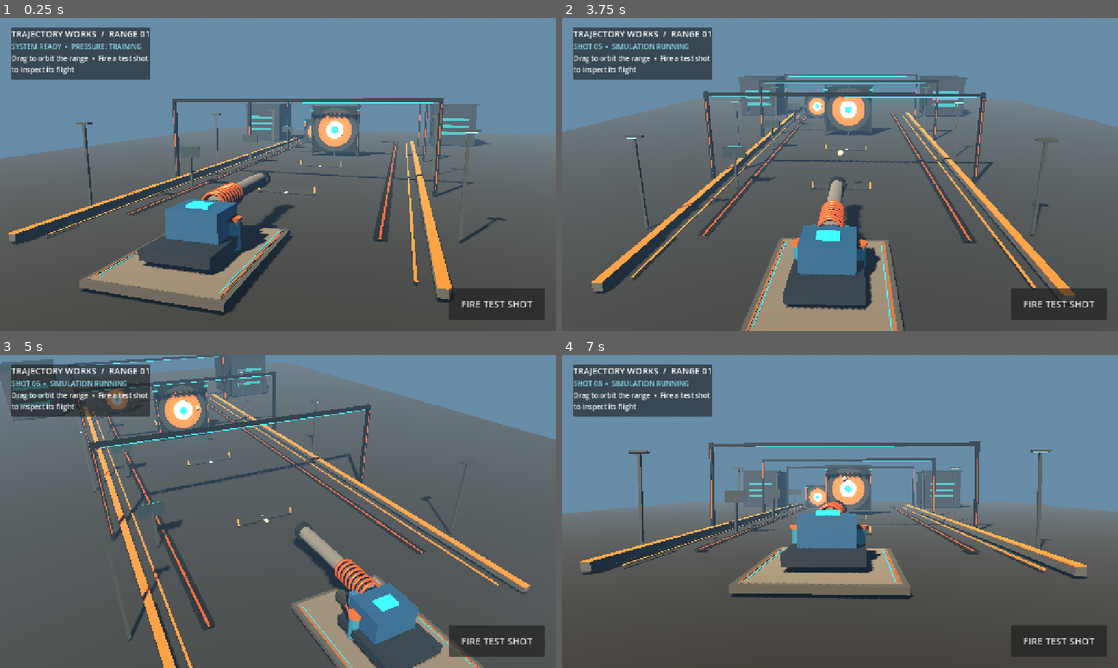
Above: before the commit, frames 1-4 (two rows, left to right).
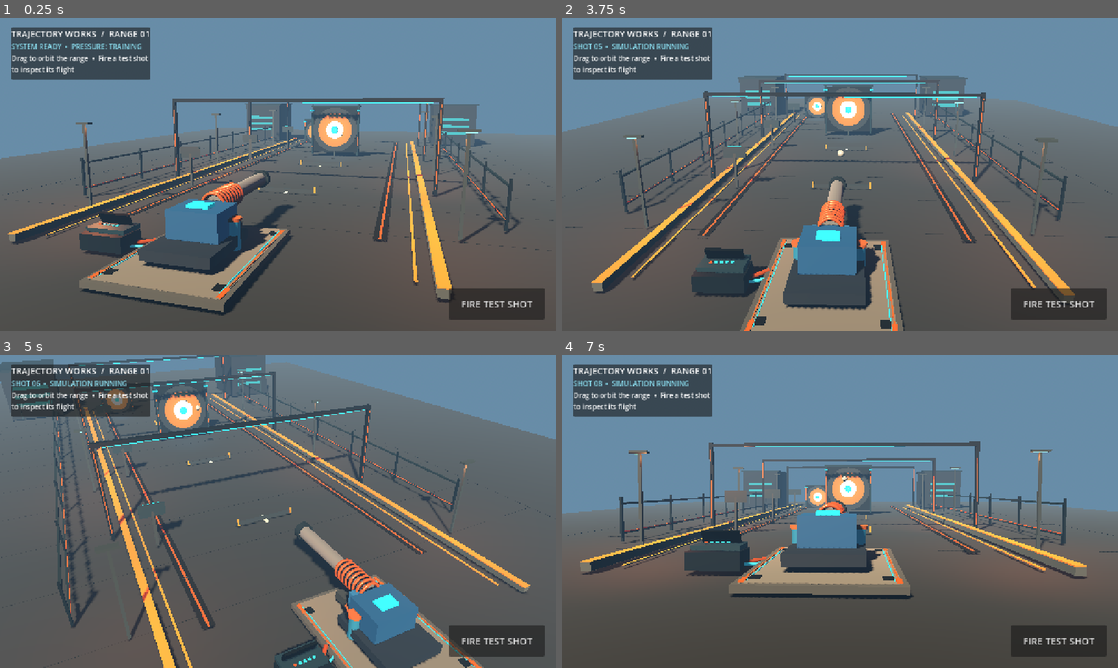
Above: after the commit, the same moments.

Repository: tpylman90-ctrl/Trajectory-Works
Game: Godot game, scene res://scenes/range.tscn
The game is run twice, just before and just after one commit, with the same random seed, the same clock (stepped at 60 frames per second) and the same inputs.
Inputs (mouse positions are in pixels of both pictures, inside the frame that each line leads up to):
- Up to frame 1 (0.25 s): no input
- Up to frame 2 (3.75 s): click "FIRE TEST SHOT" at 0.5 s; click "FIRE TEST SHOT" at 1.25 s; click "FIRE TEST SHOT" at 2 s; tap Enter at 2.75 s; move the mouse to (962, 158) at 2.77 s; click (962, 158) at 2.92 s; tap Space at 3.5 s; drag from (728, 190) to (812, 237) at 3.52 s
- Up to frame 3 (5 s): tap Enter at 4.25 s; move the mouse to (333, 442) at 4.27 s; click (333, 442) at 4.42 s
- Up to frame 4 (7 s): tap Space at 5 s; drag from (812, 574) to (673, 464) at 5.02 s; move the mouse to (1006, 558) at 5.77 s; click (1006, 558) at 5.92 s; tap Enter at 6.5 s; drag from (673, 464) to (756, 433) at 6.52 s

The runs differ from the first frame. In frame 1, 3.1% of the frame differs, in the area x 1-100%, y 26-90%; in frame 2, 3.4%; in frame 3, 2.6%; in frame 4, 3.4%, in the area x 1-100%, y 29-74%.

Commit message:
Add the operator station, range infrastructure, and lighting

Diff:
--- a/scripts/range.gd
+++ b/scripts/range.gd
@@ -171,6 +171,33 @@
 	for side in [-1.0, 1.0]:
 		_add_box(self, Vector3(side * 2.34, 0.285, 0.15), Vector3(0.055, 0.025, 6.45), Color(0.96, 0.39, 0.09), 0.28, 0.38)
 		_add_box(self, Vector3(side * 2.22, 0.284, 0.15), Vector3(0.035, 0.022, 6.18), Color(0.15, 0.75, 0.90), 0.35, 0.32)
+	# Launch-deck jacks, flush panel seams, and hazard corners make the cannon feel installed.
+	for side in [-1.0, 1.0]:
+		for fore in [-1.0, 1.0]:
+			_add_box(self, Vector3(side * 2.05, 0.13, 0.15 + fore * 2.75), Vector3(0.34, 0.34, 0.42), Color(0.065, 0.10, 0.13), 0.64, 0.55)
+			_add_box(self, Vector3(side * 2.34, 0.282, 0.15 + fore * 3.05), Vector3(0.18, 0.025, 0.62), Color(0.94, 0.35, 0.08), 0.2, 0.42)
+	for distance in [-5.0, -10.0, -15.0, -20.0, -25.0, -30.0, -35.0, -40.0, -45.0]:
+		_add_box(self, Vector3(0.0, -0.105, distance), Vector3(36.0, 0.012, 0.018), Color(0.075, 0.105, 0.12), 0.22, 0.7)
+	for side in [-1.0, 1.0]:
+		_add_box(self, Vector3(side * 18.0, -0.105, -25.0), Vector3(0.018, 0.012, 50.0), Color(0.075, 0.105, 0.12), 0.22, 0.7)
+	# A staffed firing console gives the range a clear operator station and visual scale.
+	_add_box(self, Vector3(-4.1, 0.40, 0.38), Vector3(2.0, 0.68, 1.30), Color(0.07, 0.12, 0.16), 0.68, 0.46)
+	_add_box(self, Vector3(-4.1, 0.83, 0.16), Vector3(1.82, 0.20, 1.12), Color(0.13, 0.23, 0.28), 0.62, 0.42)
+	var console_panel := _add_box(self, Vector3(-4.1, 1.08, -0.03), Vector3(1.48, 0.72, 0.12), Color(0.025, 0.055, 0.075), 0.45, 0.3)
+	console_panel.rotation.x = deg_to_rad(24.0)
+	var console_screen := _add_box(self, Vector3(-4.1, 1.13, 0.025), Vector3(1.12, 0.39, 0.025), Color(0.08, 0.64, 0.78), 0.18, 0.24)
+	console_screen.rotation.x = deg_to_rad(24.0)
+	for index in range(5):
+		_add_box(self, Vector3(-4.52 + float(index) * 0.21, 1.02, 0.42), Vector3(0.12, 0.045, 0.11), Color(0.95 if index == 0 else 0.14, 0.32 if index == 0 else 0.63, 0.10 if index == 0 else 0.74), 0.22, 0.28)
+	_add_pipe(self, Vector3(-3.15, 0.22, 0.18), Vector3(-2.5, 0.22, -0.45), 0.095, Color(0.82, 0.34, 0.12))
+	_add_pipe(self, Vector3(-3.15, 0.18, 0.42), Vector3(-2.55, 0.18, 0.18), 0.065, Color(0.20, 0.70, 0.84))
+	# Heavy side fencing contains the test lane while leaving the open sky visible.
+	for side in [-1.0, 1.0]:
+		for distance in [-7.0, -13.0, -19.0, -25.0, -31.0, -37.0, -43.0, -49.0]:
+			_add_box(self, Vector3(side * 12.25, 1.25, distance), Vector3(0.12, 2.5, 0.16), Color(0.07, 0.12, 0.15), 0.7, 0.48)
+		_add_box(self, Vector3(side * 12.25, 0.48, -28.0), Vector3(0.12, 0.12, 42.0), Color(0.16, 0.25, 0.29), 0.72, 0.42)
+		_add_box(self, Vector3(side * 12.25, 2.15, -28.0), Vector3(0.12, 0.12, 42.0), Color(0.16, 0.25, 0.29), 0.72, 0.42)
+		_add_box(self, Vector3(side * 12.18, 0.55, -28.0), Vector3(0.035, 0.045, 42.0), Color(0.92, 0.34, 0.08), 0.2, 0.42)
 	# A pair of recessed service trenches and segmented steel covers lead the eye downrange.
 	for side in [-1.0, 1.0]:
 		_add_box(self, Vector3(side * 6.6, 0.018, -27.0), Vector3(0.62, 0.035, 46.0), Color(0.055, 0.078, 0.09), 0.55, 0.64)
@@ -198,6 +225,14 @@
 			_add_box(self, Vector3(side * 10.0, 2.4, distance), Vector3(0.14, 4.8, 0.14), Color(0.16, 0.22, 0.25), 0.03, 0.62)
 			_add_box(self, Vector3(side * 10.0, 4.85, distance), Vector3(0.9, 0.12, 0.34), Color(0.16, 0.22, 0.25), 0.04, 0.55)
 			_add_box(self, Vector3(side * 10.0, 4.77, distance), Vector3(0.65, 0.035, 0.20), Color(0.35, 0.84, 0.96), 0.01, 0.24)
+			if distance != -40.0:
+				var flood := OmniLight3D.new()
+				flood.position = Vector3(side * 9.65, 4.58, distance)
+				flood.light_color = Color(1.0, 0.54, 0.30)
+				flood.light_energy = 2.4
+				flood.omni_range = 12.0
+				flood.shadow_enabled = false
+				add_child(flood)
 
 
 func _build_hud() -> void:
